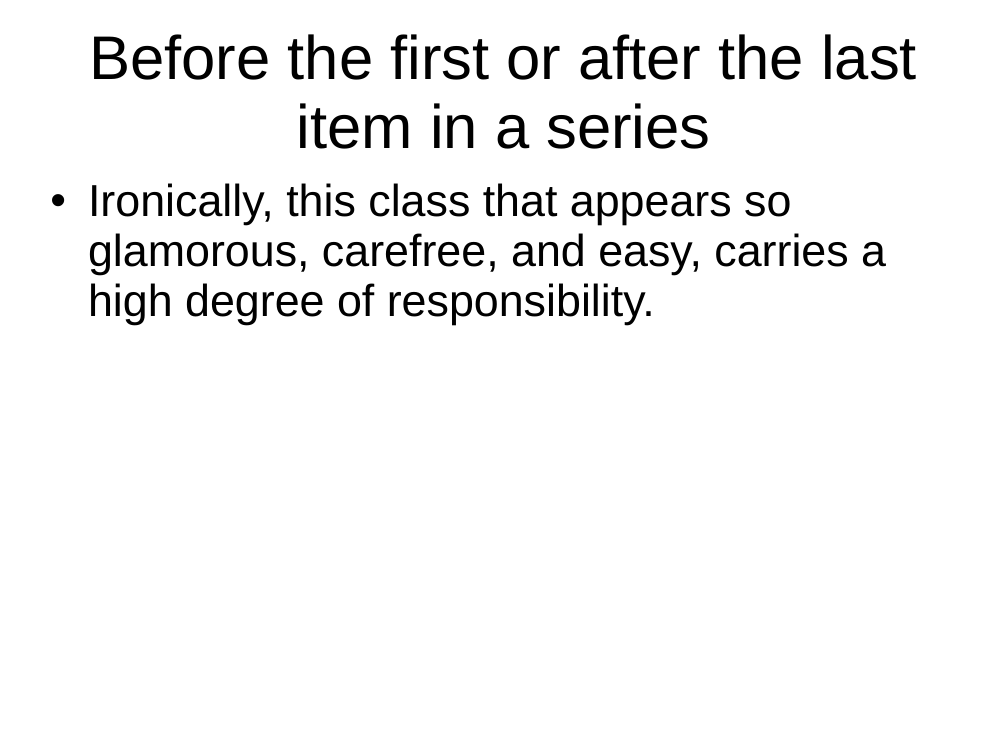
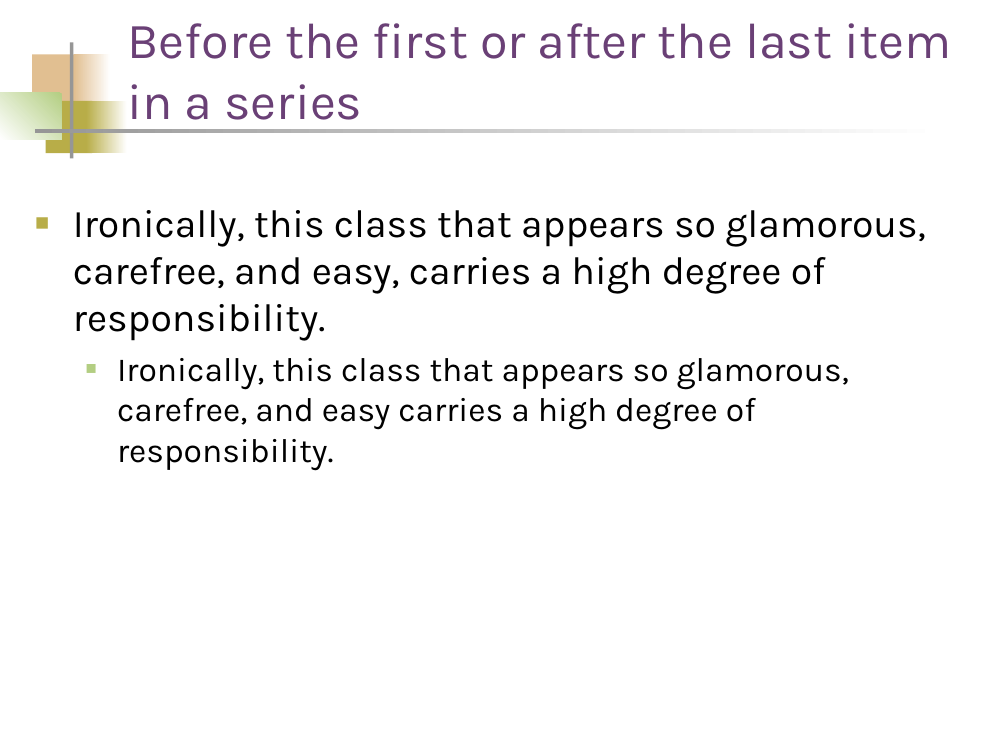
Before and after one commit to palmerc/lab, a slide deck: slide 17 of classes/engl4190/commas_and_end_punctuation.ppt (slide 18 before the commit). Drawn at 1008x756 pixels with LibreOffice and Linux fonts; fonts in the diff are those of the drawing. Boxes give left, top, right and bottom in pixels: in the first picture for what was removed or moved away, otherwise in the second. Text is boxed around its words. In the diff, an @@ line names an element or a change of style, - is before the commit and + after.

```diff
--- a/classes/engl4190/commas_and_end_punctuation.ppt
+++ b/classes/engl4190/commas_and_end_punctuation.ppt
@@ title "Before the first or after ...": place and size @@
-title "Before the first or after ..." at box(89, 34, 917, 149)
+title "Before the first or after ..." at box(128, 23, 951, 131)
@@ title "Before the first or after ..." at box(128, 23, 951, 131): size 44 to 36 pt, font Arial to Karla, text colour #000000 to #6A4076; alignment centre to left; line spacing 0.93 to 1; vertical alignment middle to bottom @@
@@ rectangle added at box(32, 54, 81, 107), fill #E1BF91 @@
@@ rectangle added at box(70, 42, 73, 158), fill #969696 @@
@@ rectangle added at box(75, 54, 111, 107), fill gradient #FFFFFF to #E1BF91 @@
@@ rectangle added at box(0, 93, 61, 139), fill gradient #B3CE82 to #FFFFFF @@
@@ rectangle added at box(45, 101, 92, 153), fill #B8AD48 @@
@@ rectangle added at box(87, 101, 127, 153), fill gradient #FFFFFF to #B8AD48 @@
@@ rectangle added at box(35, 129, 942, 132), fill gradient #FFFFFF to #969696 @@
@@ text "Ironically, this class that appears ...": place and size @@
-text "Ironically, this class that appears ..." at box(88, 183, 886, 325)
+text "Ironically, this class that appears ..." at box(73, 210, 926, 471)
@@ text at box(73, 210, 926, 341): size 32 to 28 pt, font Arial to Karla in "Ironically, this class that appears so glamorous, ..."; bullet • to ■; line spacing 0.93 to 1; less space between paragraphs; bullet colour #000000 to #B8AD48 @@
@@ text at box(117, 358, 849, 471): paragraph added @@
+  ■ Ironically, this class that appears so glamorous, carefree, and easy carries a high degree of responsibility.
```
Also in this commit, not shown: 17 other slides changed, 2 slides added, 4 slides removed.
